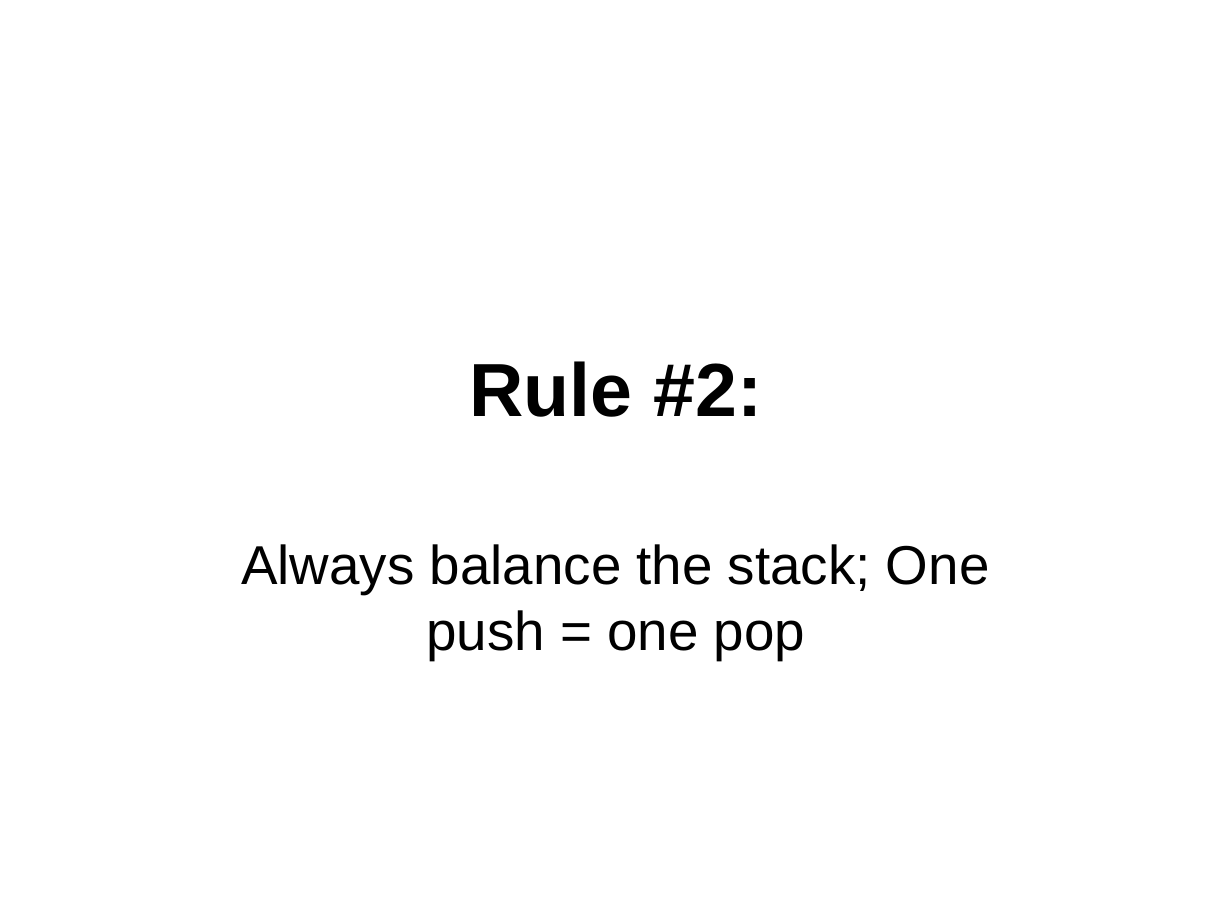
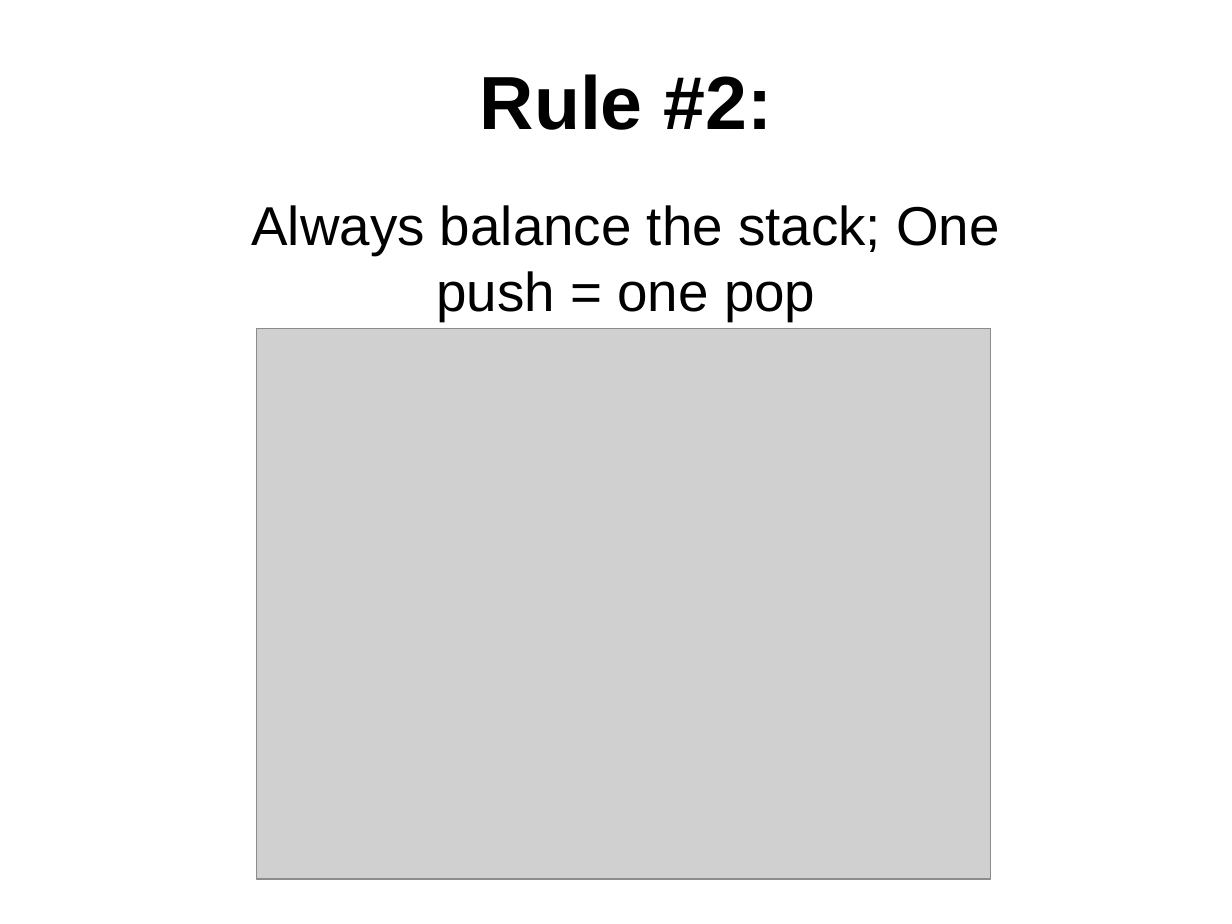
Before and after one commit to philiplaureano/ILRewritingTalk, a slide deck: slide 8 of Ten Simple Rules for Rewriting IL.ppt. Drawn at 1232x924 pixels with LibreOffice and Linux fonts; fonts in the diff are those of the drawing; grey boxes stand for pictures. Boxes give left, top, right and bottom in pixels: in the first picture for what was removed or moved away, otherwise in the second. Text is boxed around its words. In the diff, an @@ line names an element or a change of style, - is before the commit and + after.

```diff
--- a/Ten Simple Rules for Rewriting IL.ppt
+++ b/Ten Simple Rules for Rewriting IL.ppt
@@ title "Rule #2:": place and size @@
-title "Rule #2:" at [469, 361, 762, 417]
+title "Rule #2:" at [480, 74, 773, 130]
@@ subtitle "Always balance the stack; One ...": place and size @@
-subtitle "Always balance the stack; One ..." at [241, 544, 989, 660]
+subtitle "Always balance the stack; One ..." at [251, 205, 999, 321]
@@ picture added at [256, 329, 991, 880] @@
```
Also in this commit, not shown: 1 other slide changed, 1 other file.
